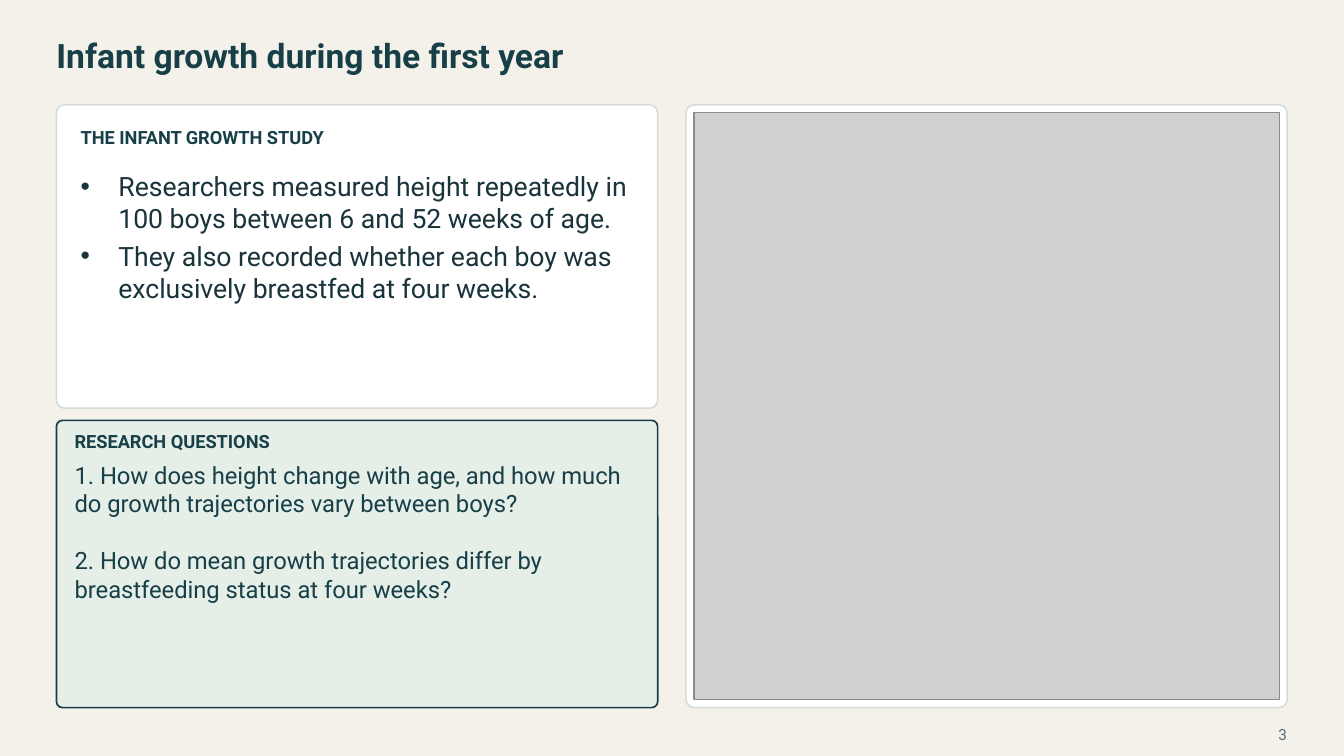
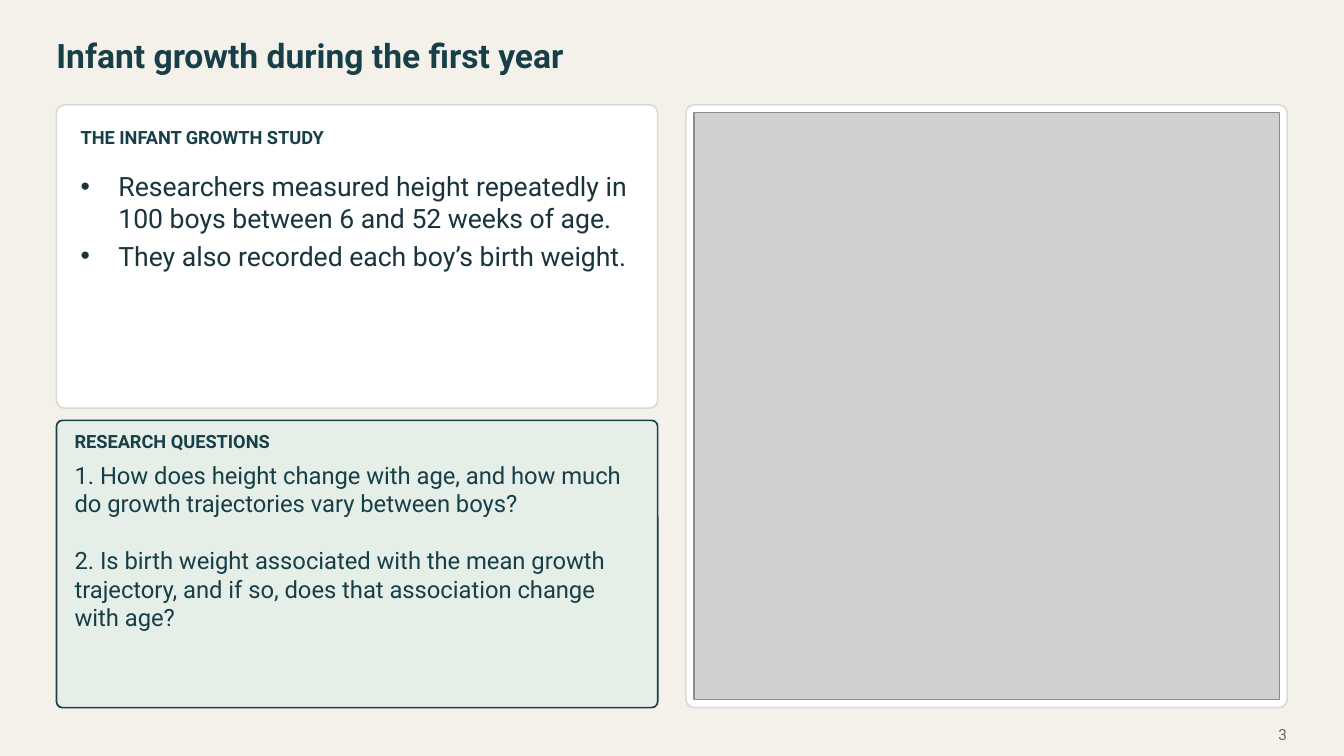
Before and after one commit to Postmus/BeyondMLR, a slide deck: slide 3 of lectures_2627/week4/Beyond_MLR_Week_4.pptx. Drawn at 1344x756 pixels with LibreOffice and Linux fonts; fonts in the diff are those of the drawing; grey boxes stand for pictures. Boxes give left, top, right and bottom in pixels: in the first picture for what was removed or moved away, otherwise in the second. Text is boxed around its words. In the diff, an @@ line names an element or a change of style, - is before the commit and + after.

Commit message:
Complete Week 4 longitudinal modeling lecture and add chick growth labs

```diff
--- a/lectures_2627/week4/Beyond_MLR_Week_4.pptx
+++ b/lectures_2627/week4/Beyond_MLR_Week_4.pptx
@@ text at [118,246,627,272]: text changed @@
-• They also recorded whether each boy was exclusively breastfed at four weeks.
+• They also recorded each boy’s birth weight.
@@ text at [75,551,604,631]: text changed @@
-2. How do mean growth trajectories differ by breastfeeding status at four weeks?
+2. Is birth weight associated with the mean growth trajectory, and if so, does that association change with age?
```
Also in this commit, not shown: 2 other slides changed, 16 slides added, 3 slides removed, 17 other files.
